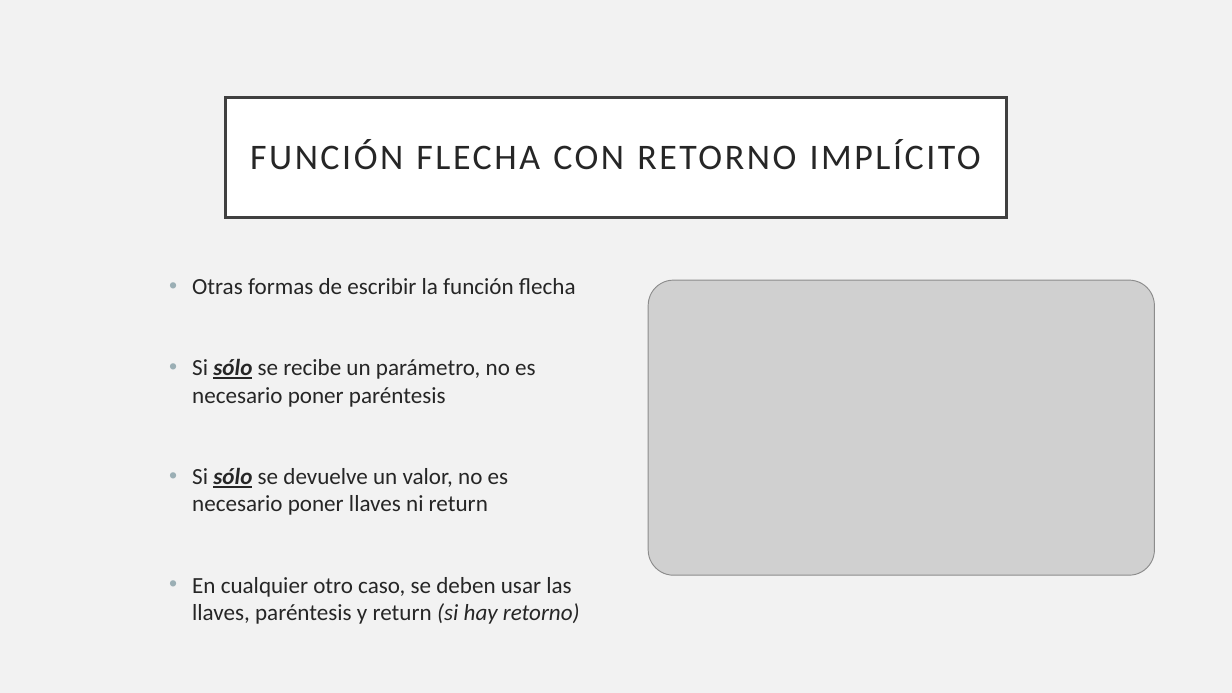
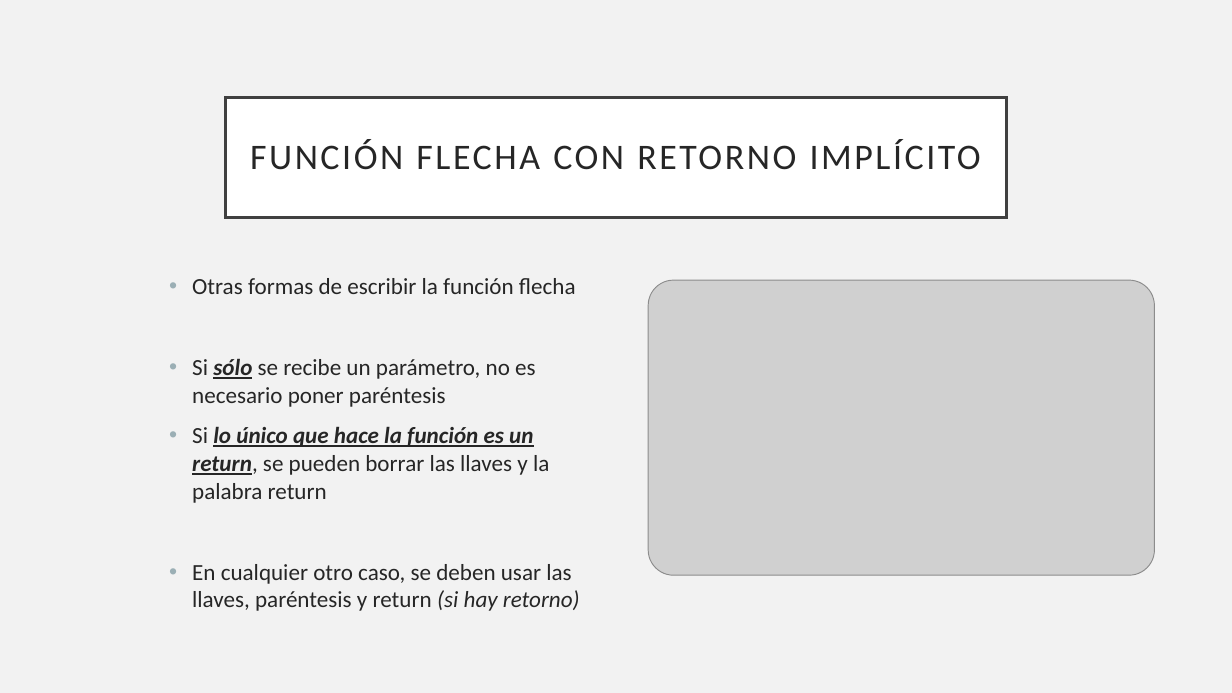
Before and after one commit to MZuran/Clase-Particular-Aplicativos, a slide deck: slide 23 of Documentos/1 - Javascript.pptx. Drawn at 1232x693 pixels with LibreOffice and Linux fonts; fonts in the diff are those of the drawing; grey boxes stand for pictures. Boxes give left, top, right and bottom in pixels: in the first picture for what was removed or moved away, otherwise in the second. Text is boxed around its words. In the diff, an @@ line names an element or a change of style, - is before the commit and + after.

```diff
--- a/Documentos/1 - Javascript.pptx
+++ b/Documentos/1 - Javascript.pptx
@@ text at <box>192,426,549,503</box>: text changed @@
-• Si sólo se devuelve un valor, no es necesario poner llaves ni return
+• Si lo único que hace la función es un return, se pueden borrar las llaves y la palabra return
```
Also in this commit, not shown: 1 other slide changed, 4 other files.
